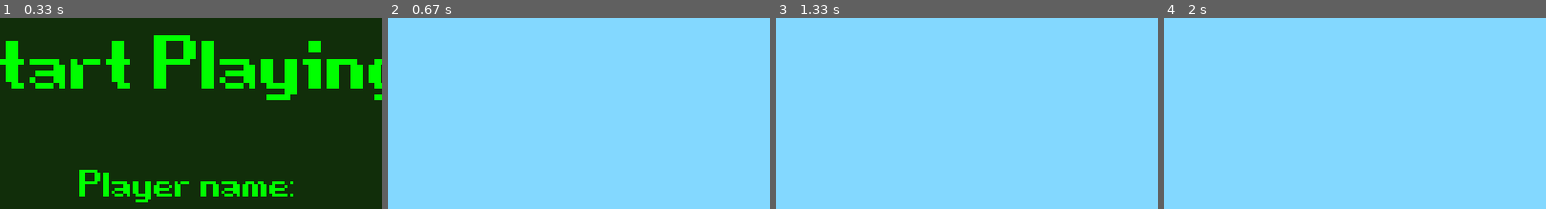
Above: before the commit, frames 1-4 (left to right).
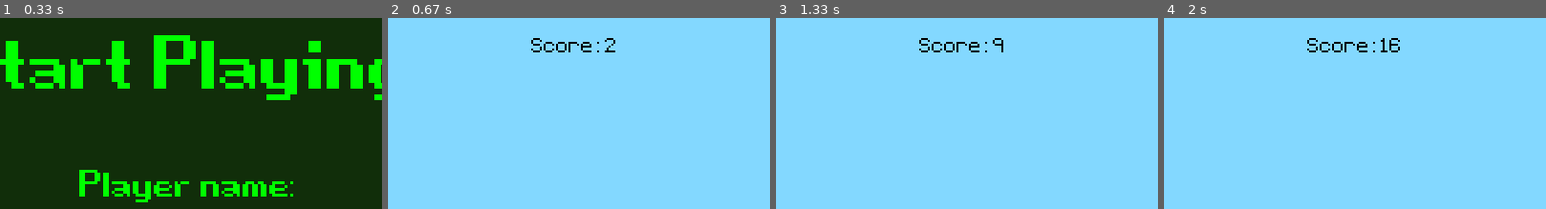
Above: after the commit, the same moments.

Repository: Casterrr/dinorun
Game: pygame game, started from main.py
Two runs of this game, one before a commit and one after it. Both use one fixed random seed, a clock stepped at 60 frames per second and the inputs below.
Inputs:
- Up to frame 1 (0.33 s): no input
- Up to frame 2 (0.67 s): tap Enter at 0.33 s
- Up to frame 3 (1.33 s): hold Up 0.67-1.13 s
- Up to frame 4 (2 s): hold Up 1.62-1.92 s
The pictures show only the part of the screen within x 26-76%, y 0-50%; the shares and areas given below are measured in that part.

Frame 1 is identical in both runs. In frame 2, 0.4% of the frame differs, in the area x 37-60%, y 10-18%; in frame 3, 0.4%; in frame 4, 0.5%, in the area x 37-62%, y 10-18%.

Commit message:
Função atualiza_score() implementada

Diff:
--- a/classes/in_game_screen.py
+++ b/classes/in_game_screen.py
@@ -18,6 +18,15 @@
         self.background_image = py.image.load('./assets/graphics/Blue-Clean-Sky.png').convert_alpha()
         self.ground_image = py.image.load('./assets/graphics/Green-Ground.png').convert_alpha()
 
+        self.momento_de_inicio_do_jogo = int()
+        self.momento_em_tempo_real_do_jogo = int()
+
+        self.pontuacao_por_tempo = (self.momento_em_tempo_real_do_jogo - self.momento_de_inicio_do_jogo) / 100
+        self.pontuacao_bonus = int()
+
+        self.score = int()
+        self.texto_score = fonte_principal(35).render(f"Score: {str(self.score)}", False, 'Black')
+
         self.conteudo_do_jogo = dict()
         self.game_clock_variable = None
 
@@ -26,8 +35,11 @@
         Adiciona imagens/objetos/elementos à tela - tela do jogo durante a jogatina.
         '''
 
-        conteudo_da_tela = [ (self.background_image, (0, 0)), (self.ground_image, (0, 300)), (self.cabecalho_do_jogo, (20, 20)),
-                            (self.conteudo_do_jogo['dinossauro'].get_image(), self.conteudo_do_jogo['dinossauro'].retangulo) ]
+        conteudo_da_tela = [ (self.background_image, (0, 0)),
+                             (self.ground_image, (0, 300)),
+                             (self.cabecalho_do_jogo, (20, 20)),
+                             (self.conteudo_do_jogo['dinossauro'].get_image(), self.conteudo_do_jogo['dinossauro'].retangulo),
+                             (self.texto_score, (360, 20)) ]
 
         for objeto in conteudo_da_tela:
             self.screen.blit(objeto[0], objeto[1])
@@ -41,6 +53,8 @@
         #Evento utilizado para criação de objetos do jogo.
         object_timer = py.USEREVENT + 1
         py.time.set_timer(object_timer, 1400)
+
+        self.momento_de_inicio_do_jogo = int(py.time.get_ticks())
 
         while True:
             for event in py.event.get():
@@ -59,6 +73,7 @@
                     self.conteudo_do_jogo['objetos'].append(cria_objetos())
 
             if not colidiu_com_obstaculo(self.conteudo_do_jogo['dinossauro'].retangulo, self.conteudo_do_jogo['objetos']):
+
                 #Efeito de pulo do dinossauro na tela.
                 self.conteudo_do_jogo['dinossauro'].dino_jump()
                 self.conteudo_do_jogo['dinossauro'].gravidade_sofrida += 1
@@ -72,10 +87,31 @@
                 #Atualiza tela.
                 py.display.flip()
 
+                #Atualiza score.
+                self.atualiza_score()
+
                 #Define FPS do jogo.
                 self.game_clock_variable.tick(60)
             else:
+                print(self.score)
                 break
+
+    def atualiza_score(self):
+        '''
+        Atualiza variáveis do score.
+        '''
+
+        def atualiza_pontuacao_por_tempo():
+            '''
+            Atualiza variável de pontuação por tempo.
+            '''
+
+            self.momento_em_tempo_real_do_jogo = py.time.get_ticks()
+            self.pontuacao_por_tempo = (self.momento_em_tempo_real_do_jogo - self.momento_de_inicio_do_jogo) / 100
+
+        atualiza_pontuacao_por_tempo()
+        self.score = int(self.pontuacao_por_tempo + self.pontuacao_bonus)
+        self.texto_score = fonte_principal(35).render(f"Score: {str(self.score)}", False, 'Black')
 
     def main():
         pass
--- a/classes/start_screen.py
+++ b/classes/start_screen.py
@@ -1,6 +1,7 @@
 import pygame as py
 
 from modules.functions import fonte_tela_inicial_ou_final
+
 from classes.input_box import Input_Box
 from classes.player import Player
 
--- a/modules/functions.py
+++ b/modules/functions.py
@@ -1,5 +1,6 @@
 import pygame as py
 from random import randint
+
 from classes.coin import Coin
 from classes.stone import Stone
 from classes.cloud import Cloud
